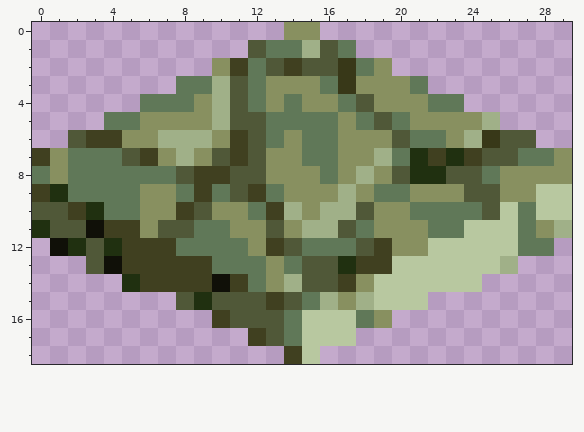
Two versions of one pixel-art sprite, robbot-art/floor_b.png. The picture above is the old version.
The file is 202x136 pixels. The old version is drawn lined up with the new one, on the new canvas.
Once edited:
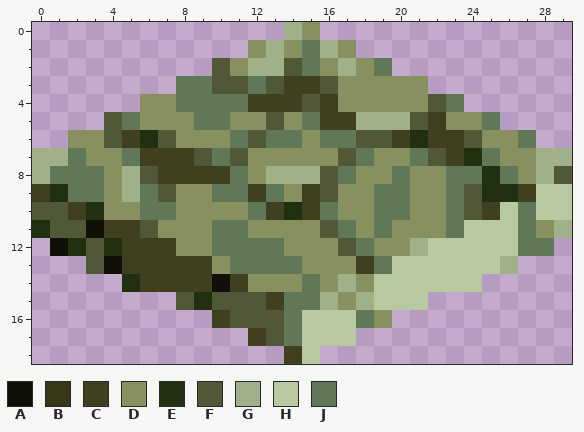
Palette (. is transparent): A #101008  B #383818  C #404020  D #889060  E #203010  F #505838  G #a0b088  H #b8c8a0  J #607858
Changes in this commit:
canvas 202x136 -> 30x19, the old top-left corner now at -97,-96 (the part of the old canvas that was cut away was empty and is not shown)
y 0: x 14 D -> G
y 1: x 12..17 FJJGFJ -> DGDJGD
y 2: x 10..19 DCJFCFFBJD -> FDGGFJDGDJ
y 3: x 10 G -> F; x 13..17 DDDJB -> FCCFD; x 21 J -> D
y 4: x 6..7 JJ -> DD; x 9..18 DGFJDJDDJF -> JJJCCCFCDD; x 22 J -> F
y 5: x 4 J -> F; x 9..14 DGFFJJ -> JJDDFD; x 16..22 JDJFJDD -> CCGGGFC; x 25 G -> J
y 6: x 2..9 FCCDDGGG -> DDFCEFDD; x 11 C -> J; x 14..15 DJ -> JD; x 17..27 DDDFJJDGBFF -> JFFCECCFDDJ
y 7: x 0..1 CD -> GG; x 3..5 JJF -> DDJ; x 7..12 DGDFCF -> CCFJFD; x 15..29 JJDDGJECECFFJJD -> DDFJDDJFCEJDDGG
y 8: x 0..1 JD -> GJ; x 4..8 JJJJF -> DGFCC; x 11..18 FFDDDJDG -> JDGGGFJD; x 20..26 FEEFFJD -> JDDJJEJ; x 28..29 DD -> GF
y 9: x 4..9 JJDDJC -> DGJFDD; x 11 F -> J; x 15..17 DDG -> CFD; x 23 D -> J; x 25..27 FDD -> EEC
y 10: x 4..9 JJDDCF -> DDJJDD; x 14..22 GDGGFDDJJ -> ECJDDJJDD; x 24..25 JF -> FC
y 11: x 6..9 DFFJ -> FDDD; x 11 D -> J; x 13 F -> D; x 15..19 GGFJD -> DFJDJ; x 22 J -> D
y 12: x 8..9 JJ -> DD; x 12..19 DCFJJJFC -> JJDDDFJD; x 21 D -> G
y 13: x 10 J -> D; x 13 D -> J; x 15..17 FFE -> DDD; x 19 C -> J
y 14: x 12 J -> D; x 14..17 GFFC -> DJDG
y 15: x 14 F -> J
Changed places in both pictures, as pixel boxes (x1, y1, x2, y2):
changed: (32, 22, 572, 310)
